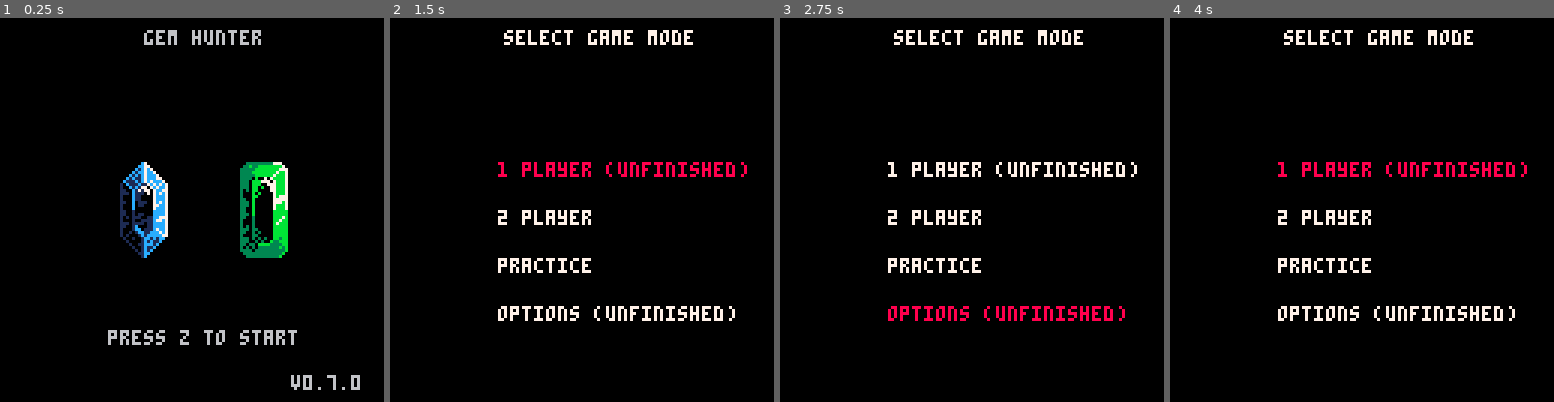
Above: before the commit, frames 1-4 (left to right).
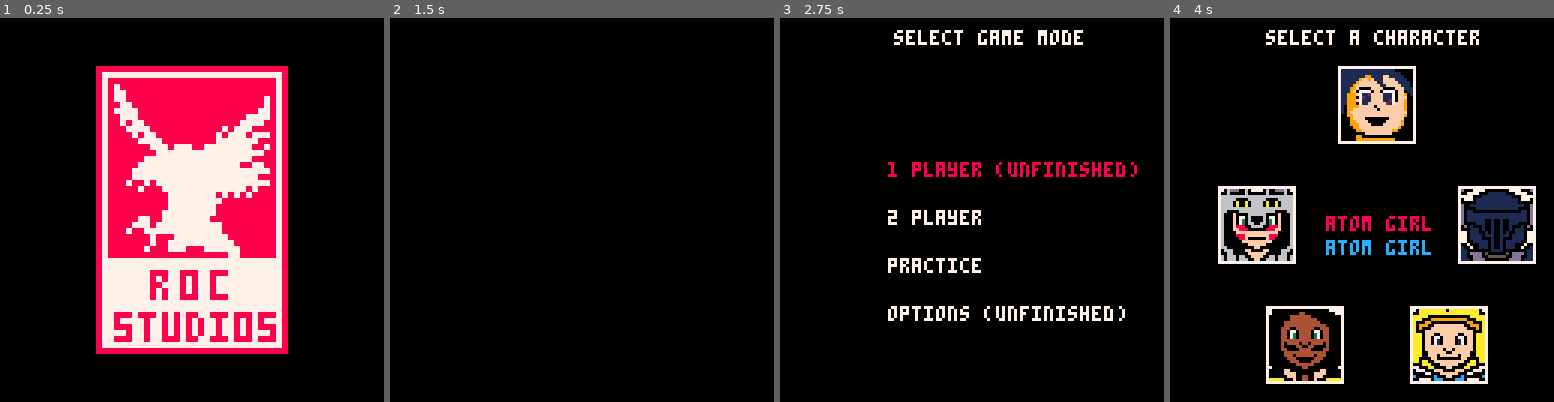
Above: after the commit, the same moments.

Repository: EliasJMote/Gem-Hunter-Pico-8
Game: PICO-8 cartridge gem_hunter.p8
Two runs of this game, one before a commit and one after it. Both use one fixed random seed, a clock stepped at 60 frames per second and the inputs below.
Inputs:
- Up to frame 1 (0.25 s): no input
- Up to frame 2 (1.5 s): tap X (X key) at 0.33, 1.07 s; tap O (Z key) at 0.7 s
- Up to frame 3 (2.75 s): hold Right 1.6-2.1 s; hold P2 Left 1.6-2.1 s; tap O (Z key) at 1.7, 2.1, 2.5 s; tap X (X key) at 1.85 s; hold Up 2.15-2.42 s; hold P2 Down 2.15-2.42 s; hold Right from 2.47 s (still down); hold P2 Left from 2.47 s (still down)
- Up to frame 4 (4 s): tap O (Z key) at 2.9, 3.3, 3.7 s; tap X (X key) at 2.97 s; release Right at 3.03 s; release P2 Left at 3.03 s; hold Left 3.08-3.58 s; hold P2 Right 3.08-3.58 s; hold Down 3.63-3.97 s; hold P2 Up 3.63-3.97 s

The runs differ from the first frame. In frame 1, 38% of the frame differs, in the area x 25-94%, y 3-97%; in frame 2, 3.8%; in frame 3, 2.1%; in frame 4, 17%.

Commit message:
V0.7.1 - Added instant drop, opening cinematics and character selection screen

Diff:
--- a/gem_hunter.p8
+++ b/gem_hunter.p8
@@ -2,11 +2,67 @@
 version 17
 __lua__
 
-function check_del_blks(x,y,d_b)
+--[[function check_del_blks(x,y,d_b)
 	for b in all(d_b) do
 		if(b[x]==x and b[y]==y) then return true end
 	end
 	return false
+end]]
+
+function create_rain_gemstone(x,y)
+    local gem = {}
+    gem.spr = flr(rnd(5)) + 1
+    gem.x = x or flr(rnd(15)) * 8
+    gem.y = y or 0
+    gem.life_timer = 0
+    return gem
+end
+
+function extend_gem_raindrop(raindrop)
+    local head = raindrop[#raindrop]
+    if(head ~= nil) then
+        local gem = create_rain_gemstone(head.x,head.y + 8)
+        add(raindrop,gem)
+    end
+    return raindrop
+end
+
+function create_gem_raindrop()
+
+    local gem_raindrop = {}
+    local gem = create_rain_gemstone()
+
+    -- if a raindrop already exists for the selected x value, pick again
+    local create_new_gem = true
+    while(create_new_gem) do
+        create_new_gem = false
+        for raindrop in all(globals.gem_raindrops) do
+            if(#raindrop >= 1) then
+                if(gem.x == raindrop[1].x) then
+                    gem = create_rain_gemstone()
+                    create_new_gem = true
+                end
+            end
+        end
+    end
+
+    add(gem_raindrop, gem)
+    add(globals.gem_raindrops, gem_raindrop)
+end
+
+function update_gem_raindrop(raindrop)
+    if(globals.timer % 3 == 0) then
+        raindrop = extend_gem_raindrop(raindrop)
+    end
+    for gem in all(raindrop) do
+        gem.life_timer += 1
+        if(gem.life_timer >= 30 or gem.y >= 128) then
+            del(raindrop,gem)
+        end
+    end
+
+    if(#raindrop == 0) then raindrop = nil end
+    return raindrop
 end
 
 -- remove blocks
@@ -58,32 +114,29 @@
 			-- the current block we are looking at
 			local blk_clr = p.well[x][y]
 
-			--if not check_del_blks(x,y,d_b) then
-
-				-- check for a vertical row
-				if(blk_clr ~= 0 and blk_clr ~= 7) then
-
-					-- if the two blocks above are the same
-					if(p.well[x][y+1] == blk_clr and p.well[x][y+2] == blk_clr) then
-
-						-- add 3 blocks in a column
-						add(d_b, {x=x,y=y})
-						add(d_b, {x=x,y=y+1})
-						add(d_b, {x=x,y=y+2})
-
-						-- keep checking blocks above until a different block is found
-						for y_2=y+3,15 do
-							if(p.well[x][y_2] == blk_clr) then
-								add(d_b, {x=x,y=y_2})
-							else
-								break
-							end
+			-- check for a vertical row
+			if(blk_clr ~= 0 and blk_clr ~= 7) then
+
+				-- if the two blocks above are the same
+				if(p.well[x][y+1] == blk_clr and p.well[x][y+2] == blk_clr) then
+
+					-- add 3 blocks in a column
+					add(d_b, {x=x,y=y})
+					add(d_b, {x=x,y=y+1})
+					add(d_b, {x=x,y=y+2})
+
+					-- keep checking blocks above until a different block is found
+					for y_2=y+3,15 do
+						if(p.well[x][y_2] == blk_clr) then
+							add(d_b, {x=x,y=y_2})
+						else
+							break
 						end
 					end
-
-
 				end
-			--end
+
+
+			end
 		end
 	end
 
@@ -229,6 +282,7 @@
 	return d_b
 end
 
+-- clear each row out
 function clear_rows(p)
 
 	-- pass blocks to be deleted to function to animate their removal
@@ -249,6 +303,7 @@
 	end
 end
 
+-- add crush levels to a player
 function add_crush_levels(p,crush_levels,x)
     -- update the number of crush bar levels for the player
     p.crush_bar_level += crush_levels
@@ -283,15 +338,6 @@
         crush_levels = p.crush_bar_level
     end
 
-	-- clear the bottom number of crush levels
-    --[[
-	for i=1,6 do
-		for j=globals.well_hgt-crush_levels+1,globals.well_hgt do
-			p.well[i][j] = 0
-		end
-	end
-    ]]
-
     -- copy blocks down by the number of crush levels
     for i=1,6 do
         for j=globals.well_hgt,crush_levels,-1 do
@@ -325,7 +371,7 @@
 end
 
 -- initialize the player
-function init_player(p, x, player)
+function init_player(p, x, player, character)
 
 	-- setup player values
 	p.player = player or 0
@@ -373,6 +419,8 @@
 				{0,0,0,0,0,0,0,0,0,0,0,0,0,0,0,},
 			}
 
+    p.character = character
+
 	return p
 end
 
@@ -446,6 +494,7 @@
 				p.timer = 0
 			else
 
+                -- up arrow on the arrow column
                 if(p.column.sprites[3] == 26) then
                     -- add crush levels to the other player
                     if(p.player == 0) then
@@ -454,6 +503,7 @@
                         globals.p1 = add_crush_levels(globals.p1, 3, 0)
                     end
 
+                -- middle block of the arrow column
                 elseif(p.column.sprites[3] == 27) then
                     -- get the block below this block. this block and all blocks of this type
                     -- will be deleted
@@ -473,6 +523,7 @@
                     sfx(1)
                     p.remove_1_block_type = true
 
+                -- down arrow on the arrow column
                 elseif(p.column.sprites[3] == 28) then
                     -- remove any existing crush levels from the current player
                     if(p.player == 0) then
@@ -507,6 +558,19 @@
                 end
 			end
 		end
+
+        -- if the player presses the "up" key, instantly drop the piece
+        if(btnp(2, p.player)) then
+            -- starting with one space below the bottom of the column block, check below until
+            -- a solid block (or the bottom of the well) is found
+            local occupied_space_y_pos = p.column.y
+            while(p.well[(p.column.x-x)/8+1][occupied_space_y_pos/8+3] == 0
+                and occupied_space_y_pos < 32 + 72) do
+                    occupied_space_y_pos += 8
+            end
+            p.column.y = occupied_space_y_pos
+            p.timer = 29
+        end
 
 	-- if we are running the block clearing process
 	else
@@ -616,46 +680,26 @@
 end
 
 -- init game
-function init_game()
+function init_game(character,character2)
+
+    globals.column_pool = {}
+    for i=1,10000 do
+        local column = {}
+        for j=1,3 do
+            add(column,flr(rnd(6)) + 1)
+        end
+        add(globals.column_pool,column)
+    end
+
 	if(globals.state == "1 player game") then
-		--globals.players = {}
-
-        globals.column_pool = {}
-        for i=1,10000 do
-            local column = {}
-            for j=1,3 do
-                add(column,flr(rnd(6)) + 1)
-            end
-            add(globals.column_pool,column)
-        end
-
-		globals.p1 = {}
-		globals.p2 = {}
-
-		globals.p1 = init_player(globals.p1, 32, 0)
-		globals.p2 = init_player(globals.p2, 112, 1)
+		globals.p1 = init_player(globals.p1, 32, 0, character)
 
     elseif(globals.state ==  "2 player game") then
-
-        globals.column_pool = {}
-        for i=1,10000 do
-            local column = {}
-            for j=1,3 do
-                add(column,flr(rnd(6)) + 1)
-            end
-            add(globals.column_pool,column)
-        end
-
-        globals.p1 = {}
-        globals.p2 = {}
-
-        globals.p1 = init_player(globals.p1, 32, 0)
-        globals.p2 = init_player(globals.p2, 112, 1)
+        globals.p1 = init_player(globals.p1, 32, 0, character)
+        globals.p2 = init_player(globals.p2, 112, 1, character2)
 
 	elseif(globals.state == "practice") then
-		globals.p1 = {}
-
-		globals.p1 = init_player(globals.p1, 32, 0)
+		globals.p1 = init_player(globals.p1, 32, 0, character)
 	end
 
 	globals.game_state = "gameplay"
@@ -665,7 +709,7 @@
 	globals = {}
 
 	-- setup initial state
-	globals.state = "title"
+	globals.state = "roc_studios_logo"
 
 	-- setup initial gameplay state
 	globals.game_state = "gameplay"
@@ -675,12 +719,50 @@
 	-- setup some constants
 	globals.well_len = 6
 	globals.well_hgt = 15
+
+    globals.gem_raindrops = {}
+    globals.characters = {"atom girl", "james", "brenna", "rudari", "shi'era"}
+    globals.character_sprites = {192,131,137,134,128}
+    globals.p1 = {player_select_state=1}
+    globals.p2 = {player_select_state=1}
+
+    --globals.state_table = {"roc_studios_logo", "opening_cinematic", "title", "select mode", "1 player game",
+    --"2 player game", "practice", "options", "player select"}
 end
 
 function _update()
 	--for k,v in pairs(globals) do
 
-	if(globals.state == "title") then
+    -- opening logo
+    if(globals.state == "roc_studios_logo") then
+        if(globals.timer >= 90) then
+            globals.state = "opening_cinematic"
+            globals.timer = 0
+
+        -- skip the logo
+        elseif(globals.timer < 60 and btnp(4)) then
+            globals.timer = 60
+        end
+
+    elseif(globals.state == "opening_cinematic") then
+        color(7)
+        if(globals.timer % 15 == 0) then
+            create_gem_raindrop()
+        end
+
+        for gem_raindrop in all(globals.gem_raindrops) do
+            gem_raindrop = update_gem_raindrop(gem_raindrop)
+        end
+
+        -- go to the title screen after long enough or hitting the skip cutscene button
+        if(globals.timer >= 270 or btnp(4)) then
+            globals.state = "title"
+            globals.timer = 0
+        end
+
+	elseif(globals.state == "title") then
+
+        -- go from the title screen to the "select mode" screen
 		if(btnp(4)) then
 			globals.state = "select mode"
 			globals.title_state = "1 player"
@@ -688,16 +770,28 @@
 
 	-- game type selection
 	elseif(globals.state == "select mode") then
+
+        -- if the player selects an option
 		if(btnp(4)) then
             if(globals.title_state == "1 player") then
+                --globals.game_state = "1 player game"
+                --globals.player_select_state = 1
                 --globals.state = "1 player game"
-                --init_game()
+
 			elseif(globals.title_state == "2 player") then
-				globals.state = "2 player game"
-				init_game()
+				--globals.state = "2 player game"
+                globals.player_select_state = 1
+                globals.game_state = "2 player game"
+                globals.state = "player select"
+
 			elseif(globals.title_state == "practice") then
-				globals.state = "practice"
-				init_game()
+				--globals.state = "practice"
+                globals.player_select_state = 1
+                globals.game_state = "practice"
+                globals.state = "player select"
+
+            elseif(globals.title_state == "options") then
+                --globals.state = "options"
 			end
 		end
 
@@ -731,13 +825,12 @@
 		globals.p1 = update_player(globals.p1, 0)
 
 	elseif(globals.state == "2 player game") then
-		--globals.timer = (globals.timer + 1) % 32000
 		if(globals.game_state == "gameplay") then
 			globals.p1 = update_player(globals.p1, 0)
 			globals.p2 = update_player(globals.p2,112-32)
 		else
-			if(btnp(4)) then
-				init_game()
+			if(btnp(4) or btnp(5)) then
+				init_game(globals.p1.player_select_state, globals.p2.player_select_state)
 			end
 		end
 	elseif(globals.state == "practice") then
@@ -745,18 +838,65 @@
 		if(globals.game_state == "gameplay") then
 			globals.p1 = update_player(globals.p1, 0)
 		else
-			if(btnp(4)) then
-				init_game()
-			end
-		end
-	end
+            -- restart the gameplay
+			if(btnp(4) or btnp(5)) then
+				init_game(globals.p1.player_select_state)
+			end
+		end
+
+    elseif(globals.state == "options") then
+
+
+    elseif(globals.state == "player select") then
+        if(btnp(0)) then
+            globals.p1.player_select_state = (((globals.p1.player_select_state - 1) - 1) % 5) + 1
+        elseif(btnp(1)) then
+            globals.p1.player_select_state = (((globals.p1.player_select_state + 1) - 1) % 5) + 1
+        end
+
+        if(globals.game_state == "2 player game") then
+
+            if(btnp(0,1)) then
+                globals.p2.player_select_state = (((globals.p2.player_select_state - 1) - 1) % 5) + 1
+            elseif(btnp(1,1)) then
+                globals.p2.player_select_state = (((globals.p2.player_select_state + 1) - 1) % 5) + 1
+            end
+        end
+
+        -- when the character(s) is/are selected, start the game
+        if(btnp(4)) then
+            globals.state = globals.game_state
+            init_game(globals.p1.player_select_state, globals.p2.player_select_state)
+        end
+	end
+
+    globals.timer += 1
 end
 
 function _draw()
 	cls()
 
-
-	if(globals.state == "title") then
+    if(globals.state == "roc_studios_logo") then
+        sspr(32, 32*1, 32, 32, 32, 16, 64, 64)
+        sspr(64, 32*1, 32, 32, 32, 16+64, 64, 64)
+        if(globals.timer >= 60) then
+            rectfill(0, 0, 128, (globals.timer-60)*5, 0)
+        end
+
+    elseif(globals.state == "opening_cinematic") then
+
+        for gem_raindrop in all(globals.gem_raindrops) do
+
+            for gem in all(gem_raindrop) do
+                if(gem == gem_raindrop[#gem_raindrop]) then
+                    spr(gem.spr,gem.x,gem.y)
+                else
+                    spr(gem.spr+32,gem.x,gem.y)
+                end
+            end
+        end
+
+	elseif(globals.state == "title") then
 		local margin = 4
 		print("gem hunter", 48, margin)
 
@@ -769,7 +909,7 @@
 		end
 
 		print("press z to start", 36, 104)
-		print("v0.7.0", 101-margin, 123-margin)
+		print("v0.7.1", 101-margin, 123-margin)
 
 	elseif(globals.state == "select mode") then
 		local margin = 4
@@ -889,10 +1029,28 @@
 
 		-- display victory
 		if(globals.game_state == "p1 victory") then
-			print("p1 wins", 50, 96)
+            rectfill(10,64,10+26,68,0)
+			print("p1 wins", 10, 64, 7)
 		elseif(globals.game_state == "p2 victory") then
-			print("p2 wins", 50, 96)
-		end
+            rectfill(90,64,90+26,68,0)
+			print("p2 wins", 90, 64, 7)
+		end
+
+        -- draw borders for the portraits
+        rect(50,70,50+25,70+25,7)
+        rect(50,70+31,50+26,70+26+31,7)
+
+        -- draw player 1
+        --if(globals.game_state == "p1 victory") then
+        spr(globals.character_sprites[globals.p1.character], 51, 71, 3, 3)
+        --elseif(globals.game_state == "gameplay") then
+            --spr(192, 51, 71, 3, 3)
+        --end
+
+        -- draw player 2
+        --palt(7,true)
+        spr(globals.character_sprites[globals.p2.character], 51, 71+31, 3, 3)
+        --palt(7,false)
 
 	elseif(globals.state == "practice") then
 
@@ -930,207 +1088,346 @@
 
 		-- display game over state
 		if(globals.game_state == "p2 victory") then
-			print("game over", 50, 64)
-			print("press 'z'", 50, 88)
-			print("to restart", 50, 96)
-		end
-	end
-end
-…(198 lines of a section not shown)…
+            rectfill(6,64,6+34,68,0)
+            print("game over", 6, 64, 7)
+		end
+
+        -- draw borders for the portraits
+        --rect(50,70,50+25,70+25,7)
+        rect(50,70+31,50+26,70+26+31,7)
+
+        -- draw player 1
+        --spr(192, 51, 71, 3, 3)
+        spr(globals.character_sprites[globals.p1.character], 51, 71+31, 3, 3)
+
+    elseif(globals.state == "options") then
+
+    elseif(globals.state == "player select") then
+        print("select a character", 32, 4,7)
+
+        -- player boxes
+        rect(56,16,56+25,16+25,7)
+        rect(16,56,16+25,56+25,7)
+        rect(96,56,96+25,56+25,7)
+        rect(32,96,32+25,96+25,7)
+        rect(80,96,80+25,96+25,7)
+
+        if(globals.timer % 30 <= 15) then
+
+            -- player 1 select character
+            if(globals.p1.player_select_state == 1) then
+                rect(56,16,56+25,16+25,8)
+            elseif(globals.p1.player_select_state == 2) then
+                rect(96,56,96+25,56+25,8)
+            elseif(globals.p1.player_select_state == 3) then
+                rect(80,96,80+25,96+25,8)
+            elseif(globals.p1.player_select_state == 4) then
+                rect(32,96,32+25,96+25,8)
+            elseif(globals.p1.player_select_state == 5) then
+                rect(16,56,16+25,56+25,8)
+            end
+
+            -- player 2 select character
+            if(globals.game_state == "2 player game") then
+                if(globals.p2.player_select_state == 1) then
+                    rect(56,16,56+25,16+25,12)
+                elseif(globals.p2.player_select_state == 2) then
+                    rect(96,56,96+25,56+25,12)
+                elseif(globals.p2.player_select_state == 3) then
+                    rect(80,96,80+25,96+25,12)
+                elseif(globals.p2.player_select_state == 4) then
+                    rect(32,96,32+25,96+25,12)
+                elseif(globals.p2.player_select_state == 5) then
+                    rect(16,56,16+25,56+25,12)
+                end
+            end
+        end
+        color(7)
+
+        -- characters
+        spr(192, 56+1, 16+1, 3, 3)
+        spr(128, 16+1, 56+1, 3, 3)
+        spr(131, 96+1, 56+1, 3, 3)
+        spr(134, 32+1, 96+1, 3, 3)
+        spr(137, 80+1, 96+1, 3, 3)
+
+        if(globals.p1.player_select_state == 1) then
+            print(globals.characters[globals.p1.player_select_state],52,66,8)
+        elseif(globals.p1.player_select_state == 2) then
+            print(globals.characters[globals.p1.player_select_state],58,66,8)
+        elseif(globals.p1.player_select_state < 5) then
+            print(globals.characters[globals.p1.player_select_state],57,66,8)
+        elseif(globals.p1.player_select_state == 5) then
+            print(globals.characters[globals.p1.player_select_state],55,66,8)
+        end
+
+        if(globals.game_state == "2 player game") then
+
+            if(globals.p2.player_select_state == 1) then
+                print(globals.characters[globals.p2.player_select_state],52,74,12)
+            elseif(globals.p2.player_select_state == 2) then
+                print(globals.characters[globals.p2.player_select_state],58,74,12)
+            elseif(globals.p2.player_select_state < 5) then
+                print(globals.characters[globals.p2.player_select_state],57,74,12)
+            elseif(globals.p2.player_select_state == 5) then
+                print(globals.characters[globals.p2.player_select_state],55,74,12)
+            end
+        end
+
+	end
+end
+…(255 lines of a section not shown)…
Not shown, changed: 155 lines of the sprite sheet (__gfx__) section of gem_hunter.p8
Not shown, changed: readme.txt
